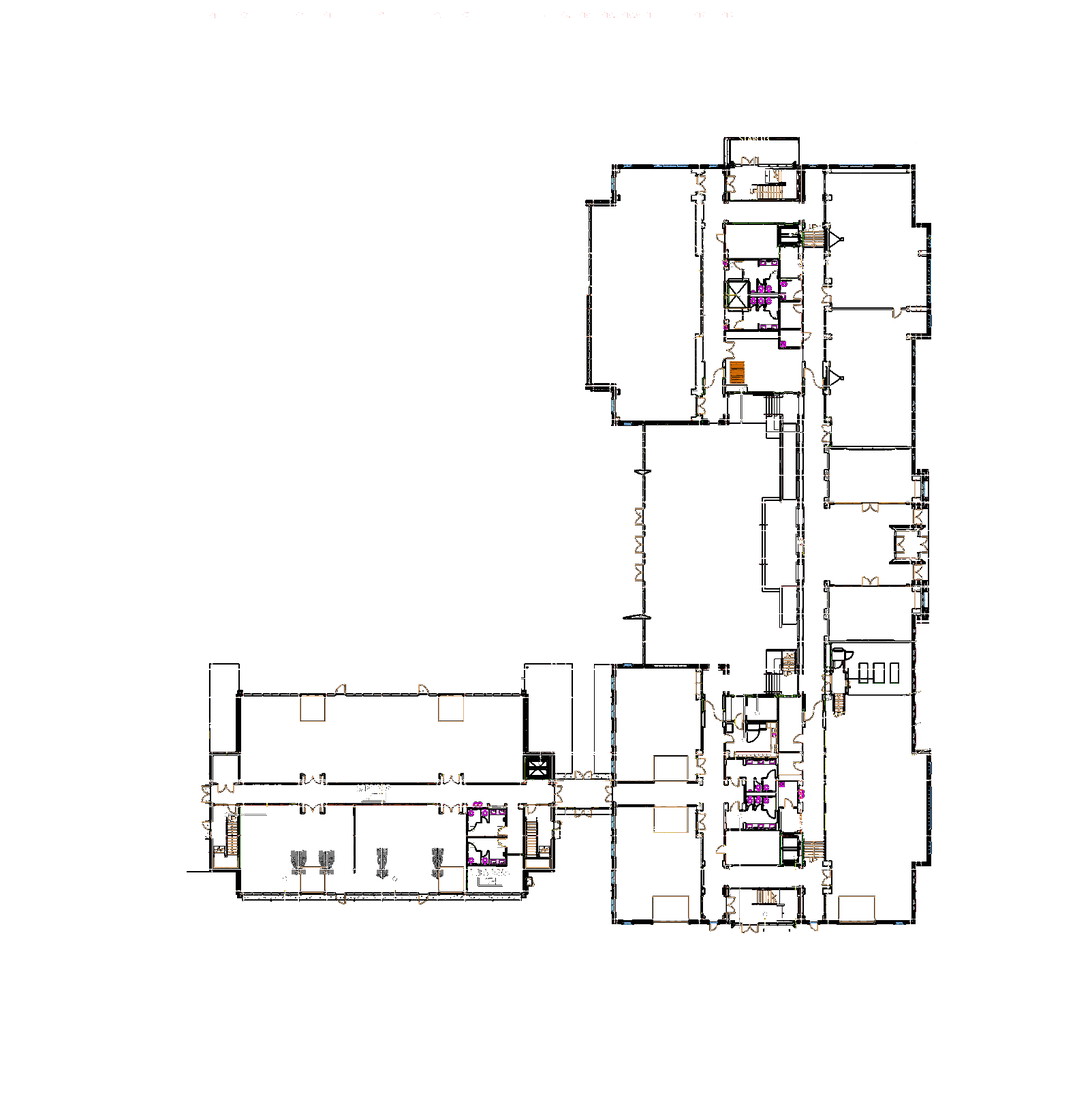
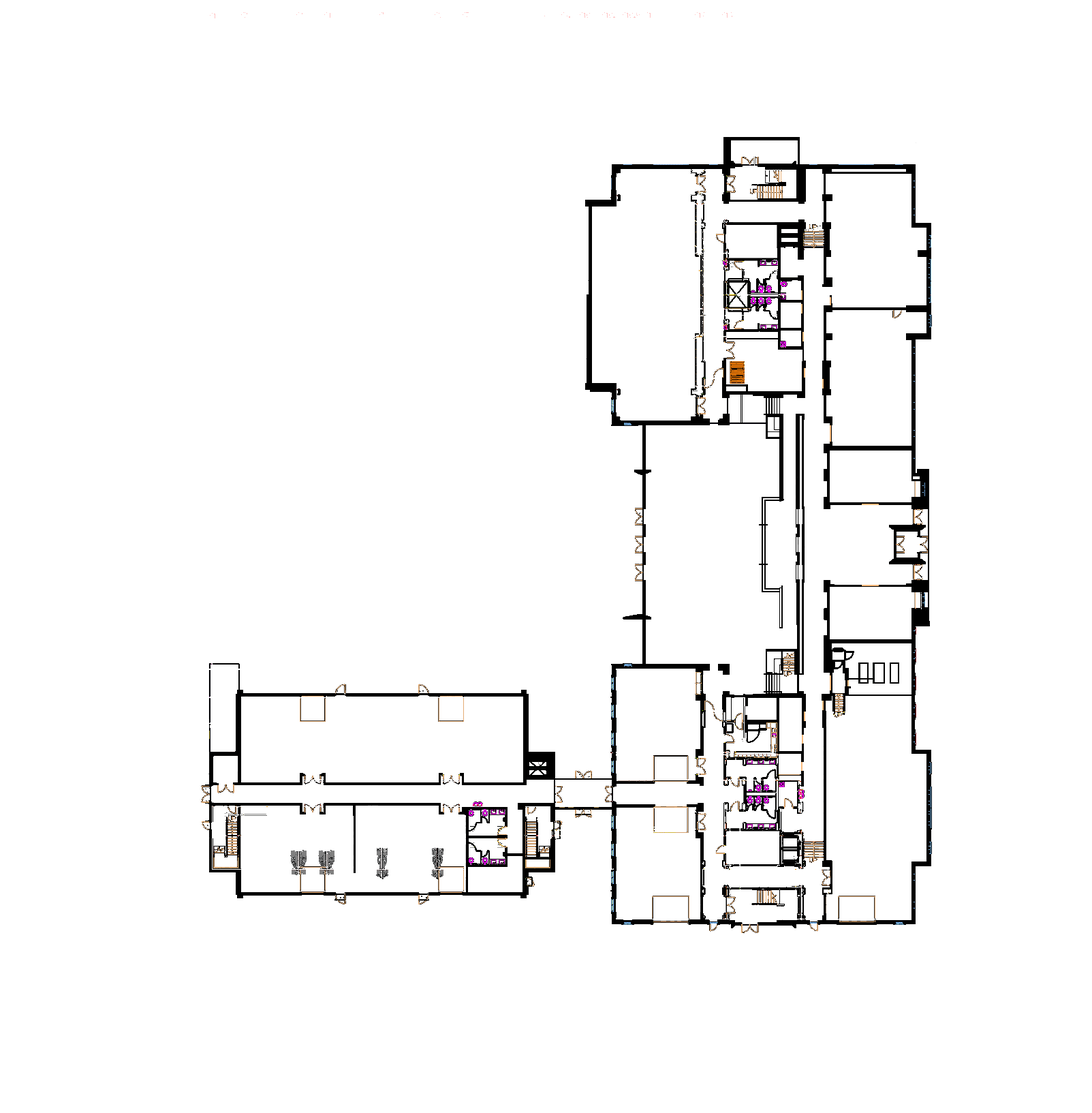
Revision of a layered 1092×1113 image; what changed, layer by layer:
painted on "AIEB_floor1.png" over <box>186,136,932,932</box>
